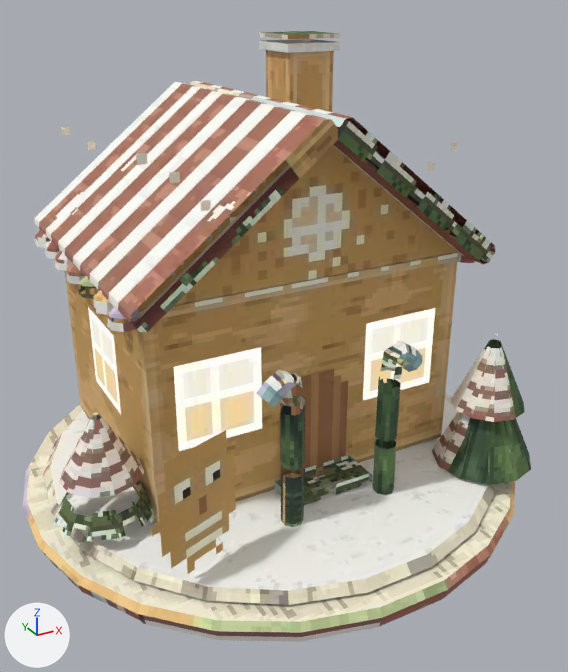
The glTF model public/models/items/gingerbread_house.glb: old version first, new version second.
Camera for both pictures: a 50 mm lens placed at (-0.929, -1.872, 1.304), pointed at (0.004, -0.176, 0.455). The axes (+X, +Y, +Z) are drawn at lower left. The lights are the same throughout. The older version comes first. Where no turn or scale is listed for an object, it has been applied to the vertices. Vertices at exactly the same position are counted once.

Names of what the first picture shows: 'static'.
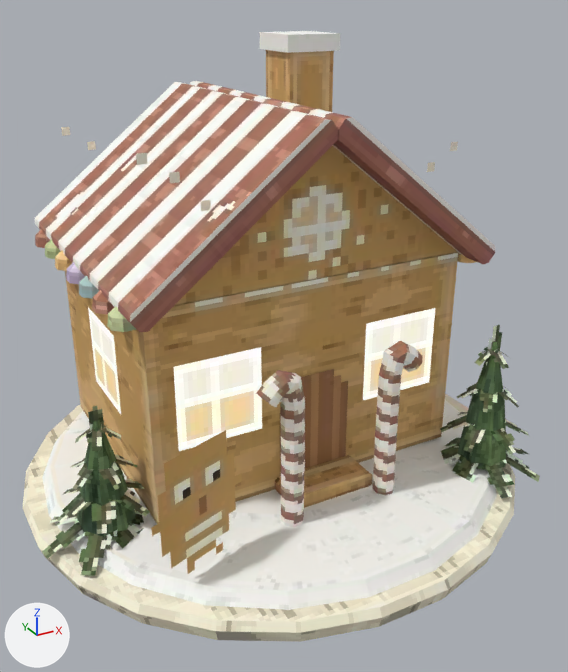
The change, as a diff of the scene's bpy script:
```diff
--- a/public/models/items/gingerbread_house.glb.py
+++ b/public/models/items/gingerbread_house.glb.py
@@ me_static @@
 # used by ob_static; location = (0.0, 0.0, 0.0)
-me_static.from_pydata(...)  # 778 vertices, 1260 faces; spans x -0.7..0.7, y -0.8..0.6, z 0.0..1.197
+me_static.from_pydata(...)  # 922 vertices, 1278 faces; spans x -0.706..0.7, y -0.8..0.6, z 0.0..1.197
+# me_static part 1: 14 vertices moved from x 0.4..0.613, y -0.613..-0.343, z 0.1..0.269 to x 0.407..0.543, y -0.543..-0.407, z 0.1..0.269; 30 vertices removed from x 0.338..0.575, y -0.575..-0.343, z 0.1..0.475; 102 vertices added at x 0.303..0.637, y -0.646..-0.304, z 0.073..0.501
+# me_static part 2: 44 vertices removed from x -0.675..-0.4, y -0.387..-0.118, z 0.1..0.4; 116 vertices added at x -0.706..-0.365, y -0.423..-0.084, z 0.064..0.421
+# me_static part 3: 976 kept faces spanning x -0.7..0.7, y -0.8..0.6, z 0.0..1.197 get new texture (UV) coordinates
 me_static.materials.append(mat_solid)
```

Changed parts and their boxes (x1, y1, x2, y2) in the pictures (568 x 672 px):
'static', reshaped
    before: (23, 31, 531, 642)
    after: (23, 31, 540, 642)
part 1 of me_static, cut back
    before: (432, 334, 531, 484)
    after: (440, 325, 540, 498)
part 2 of me_static, cut back
    before: (53, 413, 155, 542)
    after: (42, 406, 150, 576)
part 3 of me_static, surface changed
    before: (23, 31, 531, 642)
    after: (23, 31, 515, 642)
